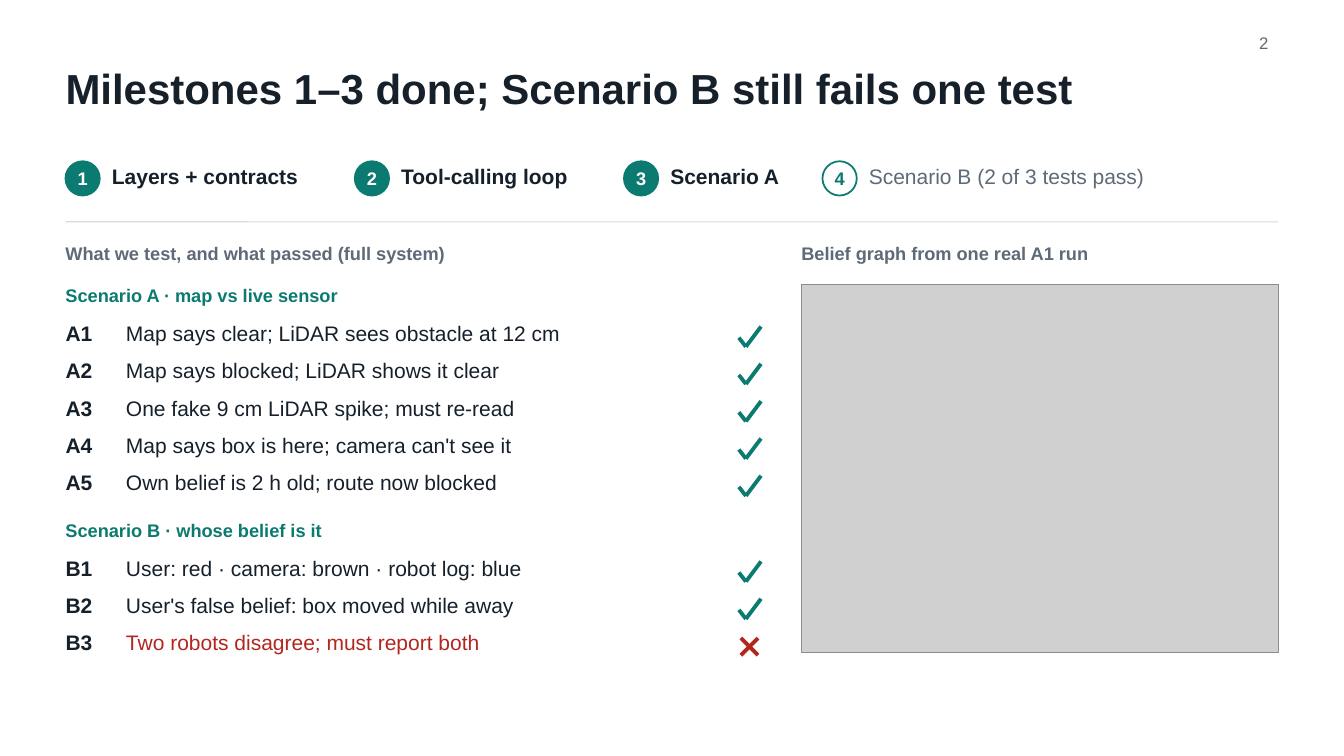
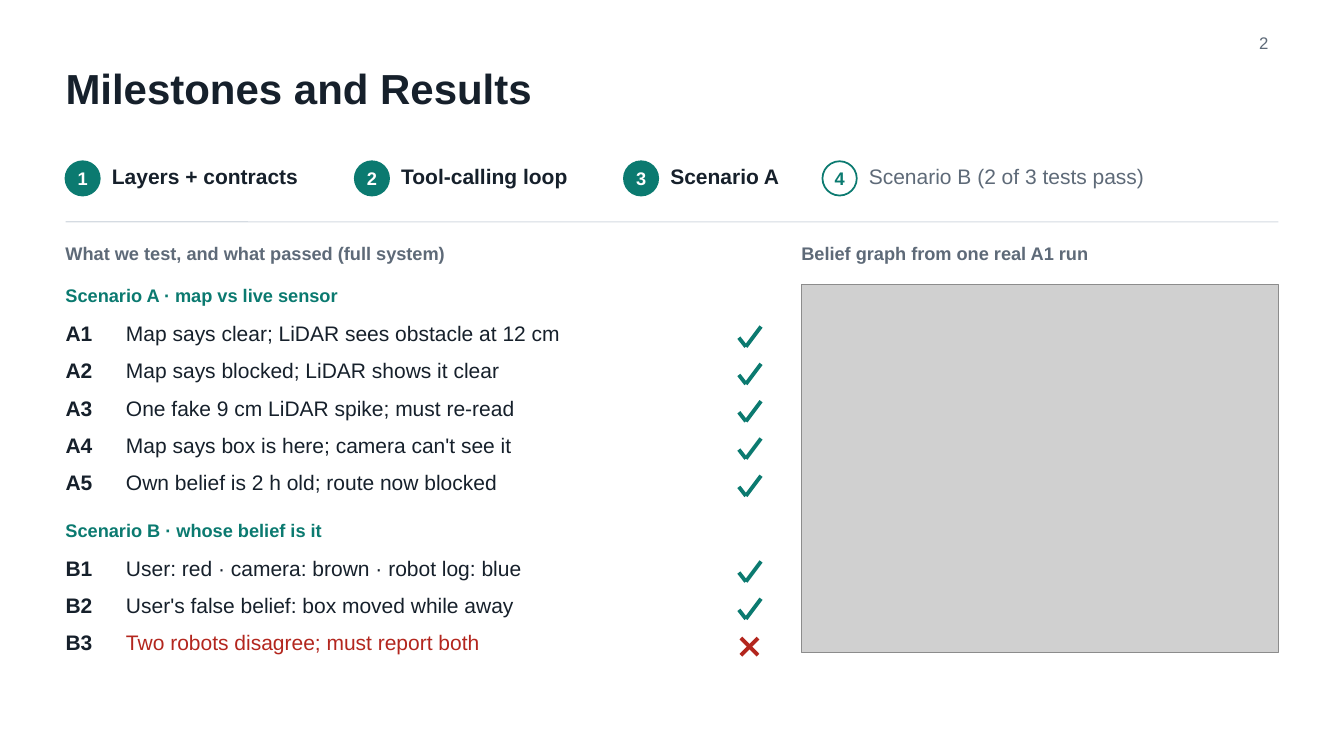
Before and after one commit to Sid-1806/I_Agent_AI_Project, a slide deck: slide 2 of I_Agent_FlashTalk.pptx. Drawn at 1344x756 pixels with LibreOffice and Linux fonts; fonts in the diff are those of the drawing; grey boxes stand for pictures. Boxes give left, top, right and bottom in pixels: in the first picture for what was removed or moved away, otherwise in the second. Text is boxed around its words. In the diff, an @@ line names an element or a change of style, - is before the commit and + after.

Commit message:
Deck: simple topic titles

```diff
--- a/I_Agent_FlashTalk.pptx
+++ b/I_Agent_FlashTalk.pptx
@@ title at (66,73,532,105): text changed @@
-Milestones 1–3 done; Scenario B still fails one test
+Milestones and Results
```
Also in this commit, not shown: 2 other slides changed.
